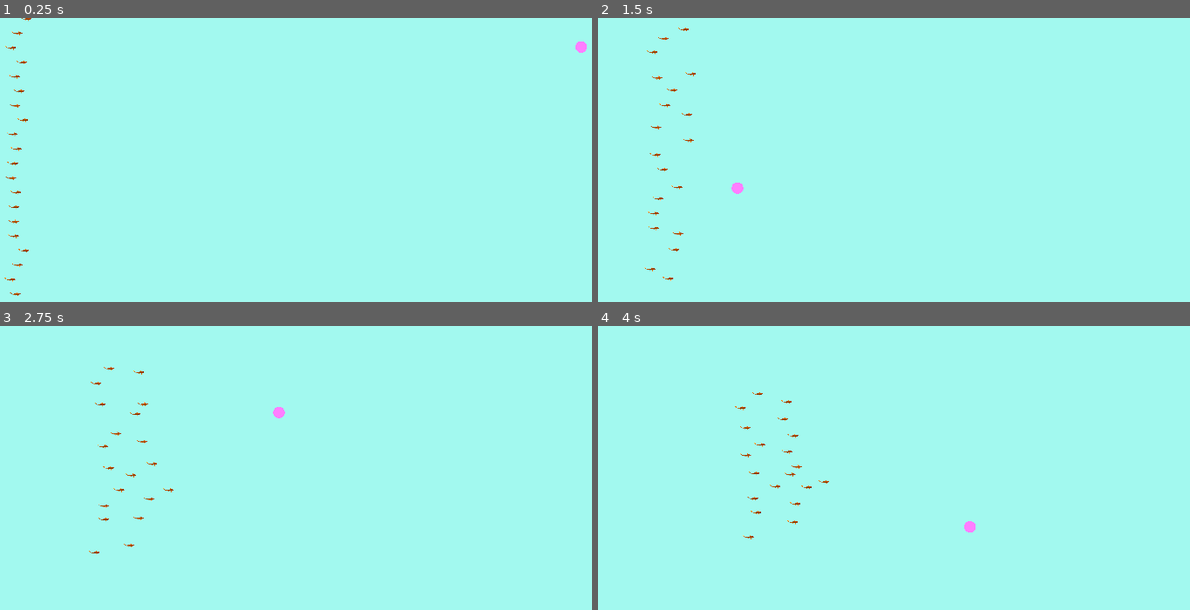
Above: before the commit, frames 1-4 (two rows, left to right).
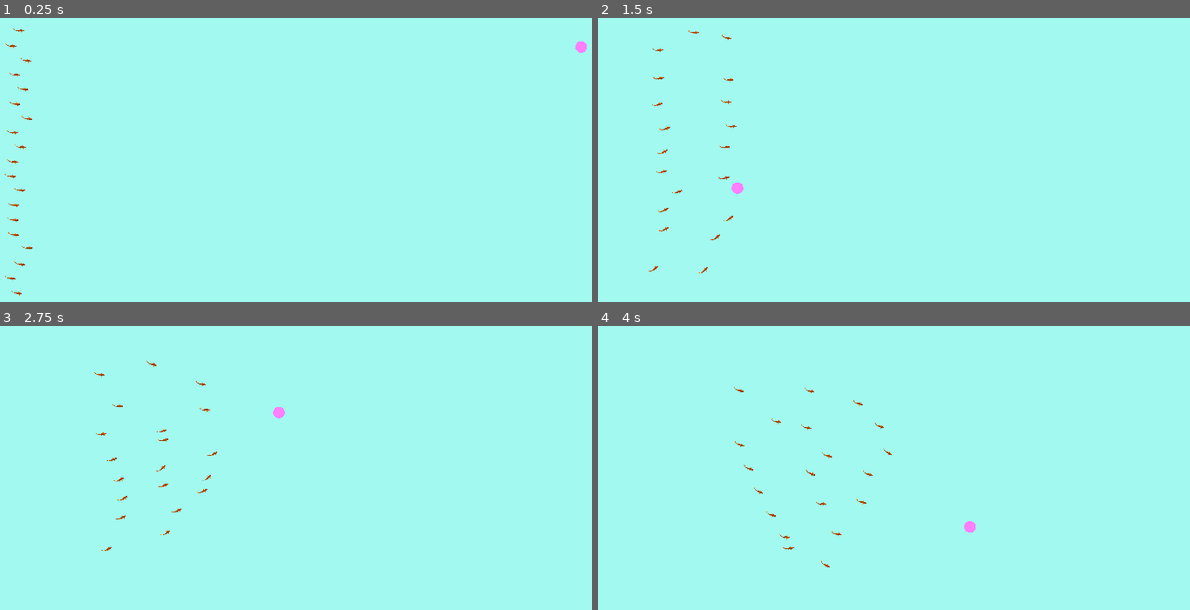
Above: after the commit, the same moments.

Repository: Epplee-Games/fishies
Game: Godot game, scene res://main.tscn
Same seed, same stepped clock (60 frames per second), same inputs: the game is played once before the commit and once after it.
Inputs (mouse positions are in pixels of both pictures, inside the frame that each line leads up to):
- Up to frame 1 (0.25 s): no input
- Up to frame 2 (1.5 s): move the mouse to (1101, 228) at 0.52 s; click (1101, 228) at 0.67 s; move the mouse to (805, 273) at 1.27 s; click (805, 273) at 1.42 s
- Up to frame 3 (2.75 s): move the mouse to (420, 456) at 2.02 s; click (420, 456) at 2.17 s
- Up to frame 4 (4 s): move the mouse to (outside the picture) at 2.77 s; click (outside the picture) at 2.92 s; move the mouse to (outside the picture) at 3.52 s; click (outside the picture) at 3.67 s

The runs differ from the first frame. In frame 1, 0.4% of the frame differs, in the area x 0-6%, y 0-98%; in frame 2, 0.4%; in frame 3, 0.4%, in the area x 15-37%, y 12-81%; in frame 4, 0.4%.

Commit message:
fishie shader

Diff:
--- a/fishie.gd
+++ b/fishie.gd
@@ -3,7 +3,7 @@
 var target = Vector2(1000.0, 50.0)
 var fishes = []
 var interspace = 25.0;
-var seperation_weight = 0.05
+var seperation_weight = 0.08
 var cohesion_weight = 0.05
 var alignment_weight = 0.015
 
@@ -13,6 +13,7 @@
 		fishes.push_back(current_fish)
 		current_fish.transform = Transform2D().translated(Vector2(randf() * 30.0, i * interspace))
 		multimesh.set_instance_transform_2d(i, current_fish.transform)
+		material.set_shader_param("size", multimesh.mesh.size)
 
 func _process(delta):
 	for i in range(self.multimesh.instance_count):
@@ -26,9 +27,12 @@
 		var steering = alignment_force + seperation_force + coherence_force
 
 		fish.velocity = (fish.velocity + steering).clamped(fish.max_speed)
-		fish.transform = fish.transform.translated(fish.velocity)
+		material.set_shader_param("speed", fish.velocity.length())
 
-		# fish.transform = fish.transform.rotated(PI/2.0)
+		var new_transform = Transform2D().rotated(fish.velocity.angle())
+		new_transform.origin = Transform2D.IDENTITY.translated(fish.transform.get_origin() + fish.velocity).get_origin()
+		fish.transform = new_transform
+
 		multimesh.set_instance_transform_2d(i, fish.transform)
 
 	update()
@@ -41,7 +45,7 @@
 class Fish:
 	var transform
 	var velocity = Vector2(1.0, 0.0)
-	var max_force = 0.02
+	var max_force = 0.05
 	var max_speed = 2.5
 	var seperation_radius = 100.0
 
--- a/fishie.shader
+++ b/fishie.shader
@@ -1,37 +1,15 @@
-shader_type particles;
+shader_type canvas_item;
 
-float rand_from_seed(in uint seed) {
-  int k;
-  int s = int(seed);
-  if (s == 0)
-    s = 305420679;
-  k = s / 127773;
-  s = 16807 * (s - k * 127773) - 2836 * k;
-  if (s < 0)
-    s += 2147483647;
-  seed = uint(s);
-  return float(seed % uint(65536)) / 65535.0;
+uniform float speed;
+uniform vec2 size;
+
+void vertex() {
+	if (VERTEX.x < 0.0) {
+		VERTEX.y += cos(TIME * speed) * size.y / 4.0;
+	}
 }
 
-uint hash(uint x) {
-  x = ((x >> uint(16)) ^ x) * uint(73244475);
-  x = ((x >> uint(16)) ^ x) * uint(73244475);
-  x = (x >> uint(16)) ^ x;
-  return x;
+void fragment() {
+	vec4 texture_color = texture(TEXTURE, UV);
+	COLOR = texture_color;
 }
-
-void vertex() {
-	if (RESTART) {
-		uint alt_seed1 = hash(NUMBER + uint(1) + RANDOM_SEED);
-		uint alt_seed2 = hash(NUMBER + uint(27) + RANDOM_SEED);
-		uint alt_seed3 = hash(NUMBER + uint(43) + RANDOM_SEED);
-		uint alt_seed4 = hash(NUMBER + uint(111) + RANDOM_SEED);
-
-		CUSTOM.x = rand_from_seed(alt_seed1);
-		float rand_x = rand_from_seed(alt_seed2) * 8.0;
-		vec2 position = vec2(rand_x, sin(rand_x));
-
-		TRANSFORM[3].xy = position * 20.0;
-		VELOCITY.y = 10.0;
-	}
-}
--- a/main.tscn
+++ b/main.tscn
@@ -1,8 +1,14 @@
-[gd_scene load_steps=6 format=2]
+[gd_scene load_steps=8 format=2]
 
 [ext_resource path="res://fish.png" type="Texture" id=1]
 [ext_resource path="res://fishie.gd" type="Script" id=2]
 [ext_resource path="res://main.gd" type="Script" id=3]
+[ext_resource path="res://fishie.shader" type="Shader" id=4]
+
+[sub_resource type="ShaderMaterial" id=4]
+shader = ExtResource( 4 )
+shader_param/speed = null
+shader_param/size = null
 
 [sub_resource type="QuadMesh" id=1]
 size = Vector2( 20, -20 )
@@ -16,6 +22,7 @@
 script = ExtResource( 3 )
 
 [node name="School" type="MultiMeshInstance2D" parent="."]
+material = SubResource( 4 )
 z_index = 2
 z_as_relative = false
 multimesh = SubResource( 2 )
